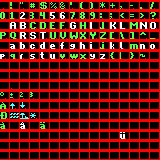
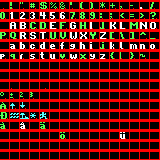
Layered file, before and after one edit (160px x 160px). Changes by layer:
painted on "Characters" over (x1=10, y1=7, x2=142, y2=139)
